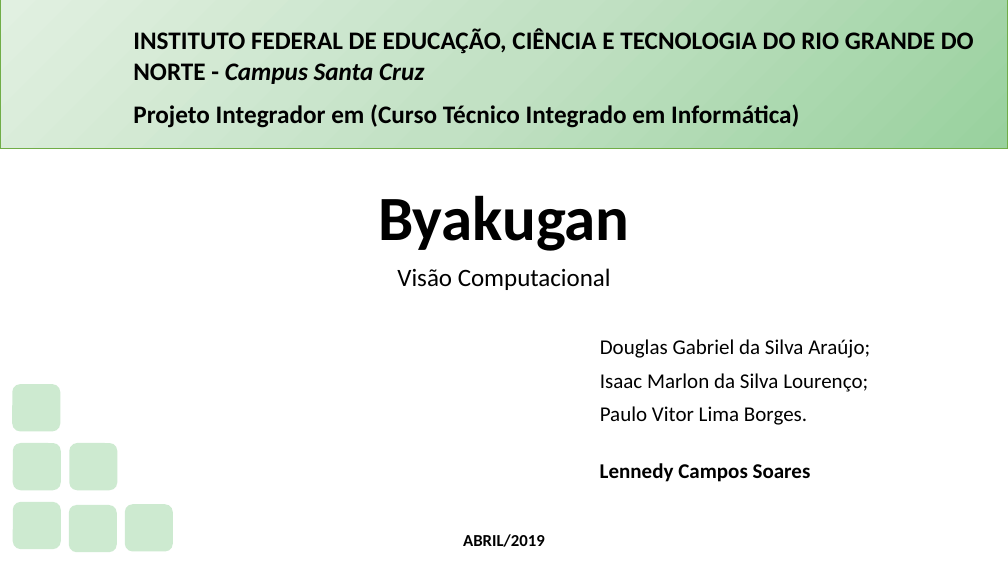
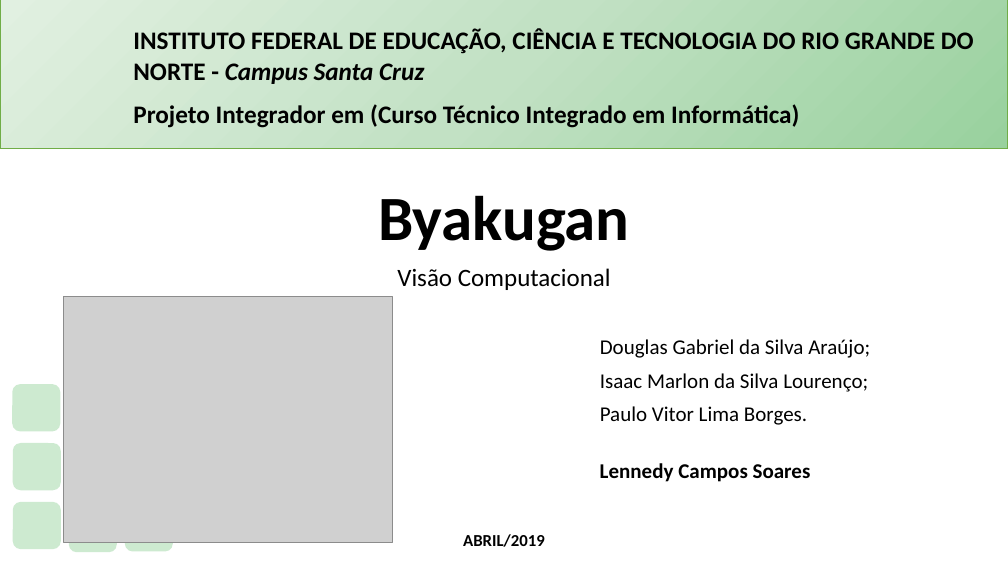
Before and after one commit to PauloVLB/Projeto_Integrador, a slide deck: slide 1 of Slide.pptx. Drawn at 1008x567 pixels with LibreOffice and Linux fonts; fonts in the diff are those of the drawing; grey boxes stand for pictures; background and template pictures are left out. Boxes give left, top, right and bottom in pixels: in the first picture for what was removed or moved away, otherwise in the second. Text is boxed around its words. In the diff, an @@ line names an element or a change of style, - is before the commit and + after.

```diff
--- a/Slide.pptx
+++ b/Slide.pptx
@@ picture added at [64, 296, 392, 543] @@
@@ rounded rectangle removed at [70, 443, 118, 490] @@
```
Also in this commit, not shown: 4 other slides changed, 1 slide added.
